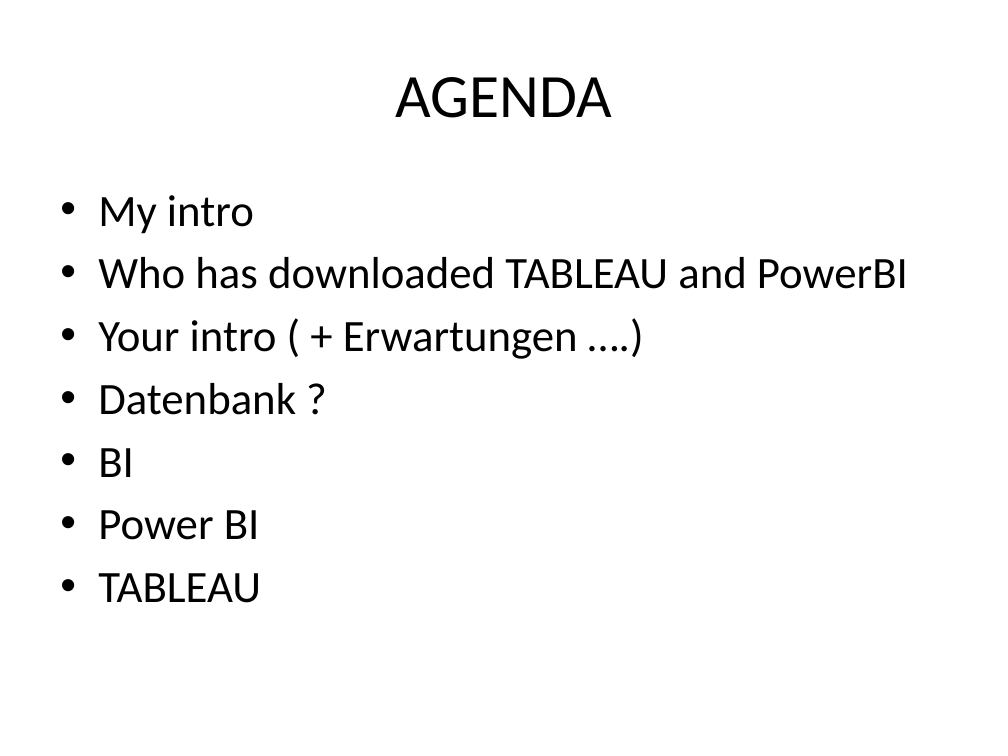
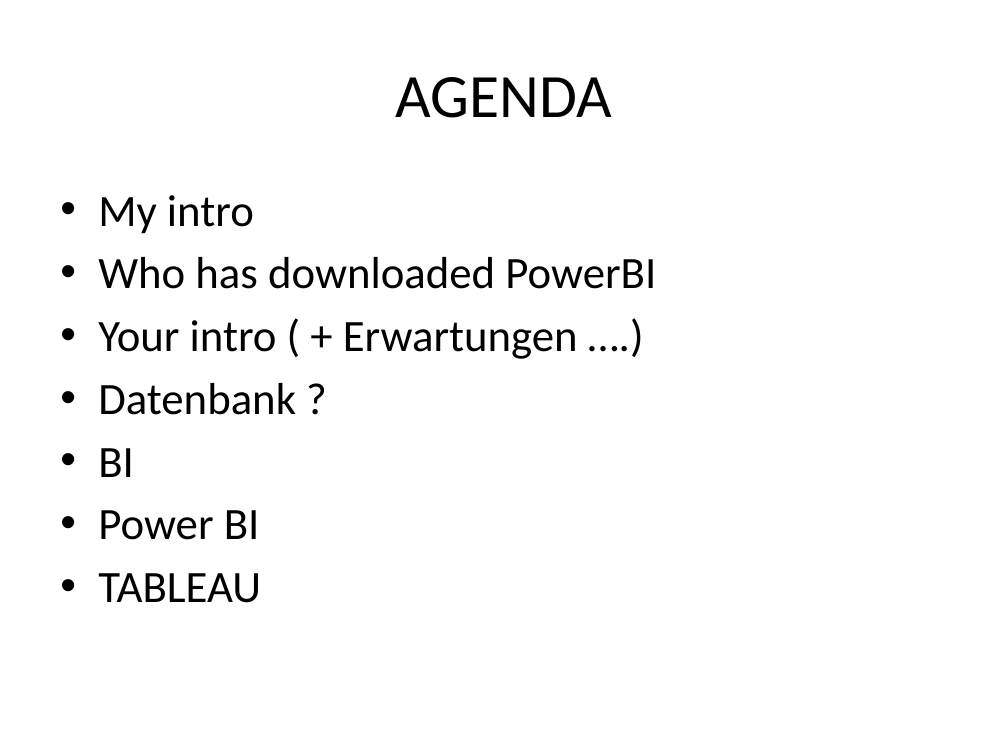
Before and after one commit to rao003/StartProgramming, a slide deck: slide 2 of BusinessIntelligence/Business Intelligence - VHS.pptx. Drawn at 1008x756 pixels with LibreOffice and Linux fonts; fonts in the diff are those of the drawing. Boxes give left, top, right and bottom in pixels: in the first picture for what was removed or moved away, otherwise in the second. Text is boxed around its words. In the diff, an @@ line names an element or a change of style, - is before the commit and + after.

```diff
--- a/BusinessIntelligence/Business Intelligence - VHS.pptx
+++ b/BusinessIntelligence/Business Intelligence - VHS.pptx
@@ text at [98, 257, 656, 289]: text changed @@
-• Who has downloaded TABLEAU and PowerBI
+• Who has downloaded PowerBI
```
Also in this commit, not shown: 1 other slide changed, 3 slides added, 3 other files.
